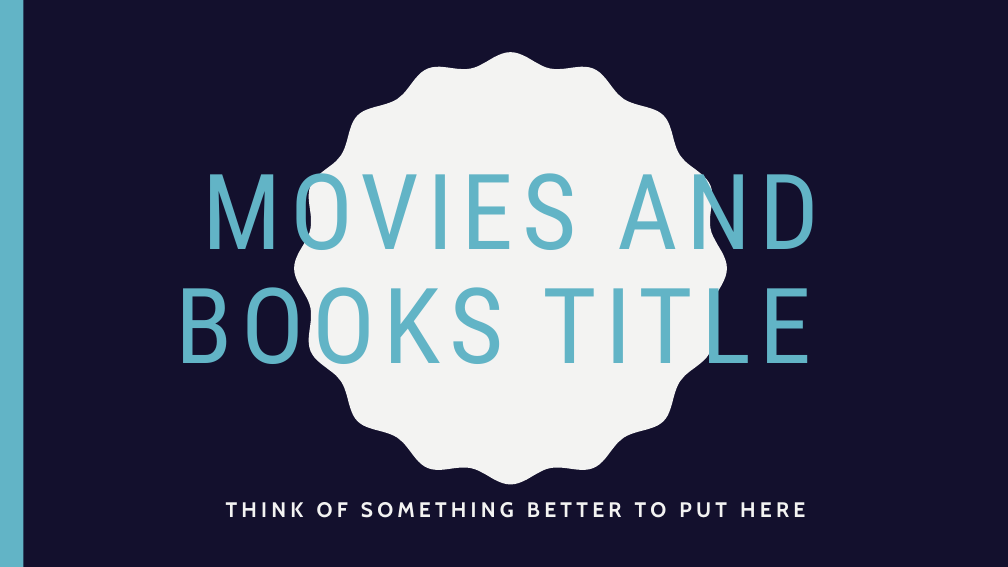
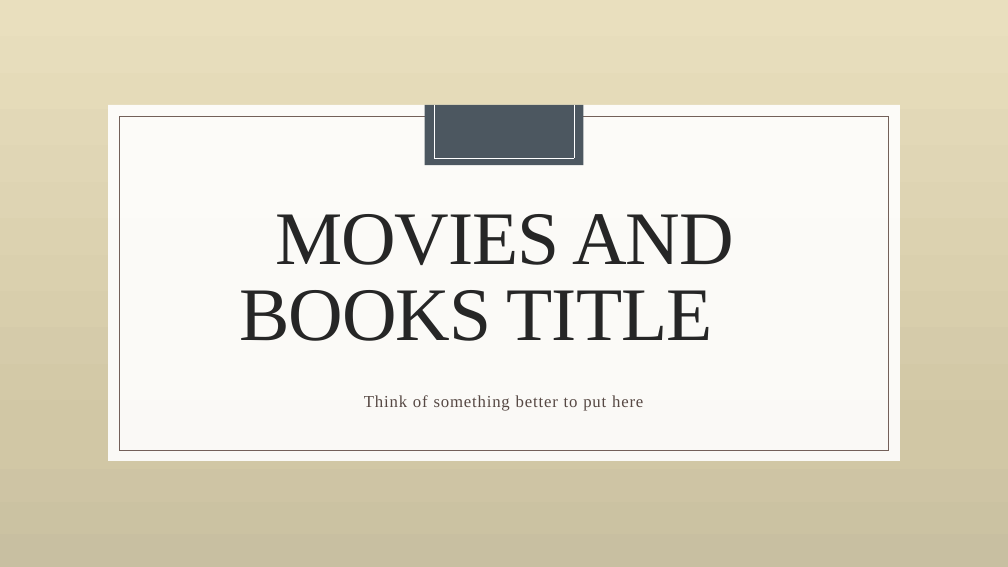
Before and after one commit to laurenemilyto/film_adapatation_success, a slide deck: slide 1 of Steg_pres.pptx. Drawn at 1008x567 pixels with LibreOffice and Linux fonts; fonts in the diff are those of the drawing; background and template pictures are left out; a plain dark background stands for a picture behind light text. Boxes give left, top, right and bottom in pixels: in the first picture for what was removed or moved away, otherwise in the second. Text is boxed around its words. In the diff, an @@ line names an element or a change of style, - is before the commit and + after.

```diff
--- a/Steg_pres.pptx
+++ b/Steg_pres.pptx
@@ rectangle at [0,0,1008,567]: fill #0B082E at 75% opacity to gradient #E9E0BE to #D1C8A6 to #C8C0A1 @@
@@ rectangle removed at [0,0,23,567] @@
@@ freeform shape removed at [294,52,727,485] @@
@@ rectangle added at [108,105,900,461], fill #FFFFFF @@
@@ rectangle added at [108,105,900,461], fill #FFFFFF at 91% opacity @@
@@ rectangle added at [119,116,889,450], outline #404040 0.5 pt @@
@@ rectangle added at [119,116,889,450], outline #736059 0.5 pt @@
@@ rectangle added at [425,105,584,166], fill #4C5760 @@
@@ line added from (434, 105) to (434, 158), #262626 0.5 pt @@
@@ line added from (434, 105) to (434, 158), #FFFFFF 0.5 pt @@
@@ line added from (574, 105) to (574, 158), #262626 0.5 pt @@
@@ line added from (574, 105) to (574, 158), #FFFFFF 0.5 pt @@
@@ title "MOVIES AND BOOKS TITLE": place and size @@
-title "MOVIES AND BOOKS TITLE" at [176,153,819,387]
+title "MOVIES AND BOOKS TITLE" at [239,214,734,341]
@@ title "MOVIES AND BOOKS TITLE" at [239,214,734,341]: size 100 to 72 pt, font Roboto Condensed to Times New Roman, text colour #62B4C6 to #262626, letter spacing 8 to -1 pt; line spacing 0.9 to 0.83 @@
@@ line added from (434, 158) to (574, 158), #FFFFFF 0.5 pt @@
@@ subtitle at [364,395,643,411]: text changed; size 20 to 16 pt; font Cabin to Times New Roman; text colour #F3F3F2 to #564843; bold off @@
-THINK OF SOMETHING BETTER TO PUT HERE
+Think of something better to put here
```
Also in this commit, not shown: 7 other slides changed, 4 slides added, 4 slides removed, 1 other file.
